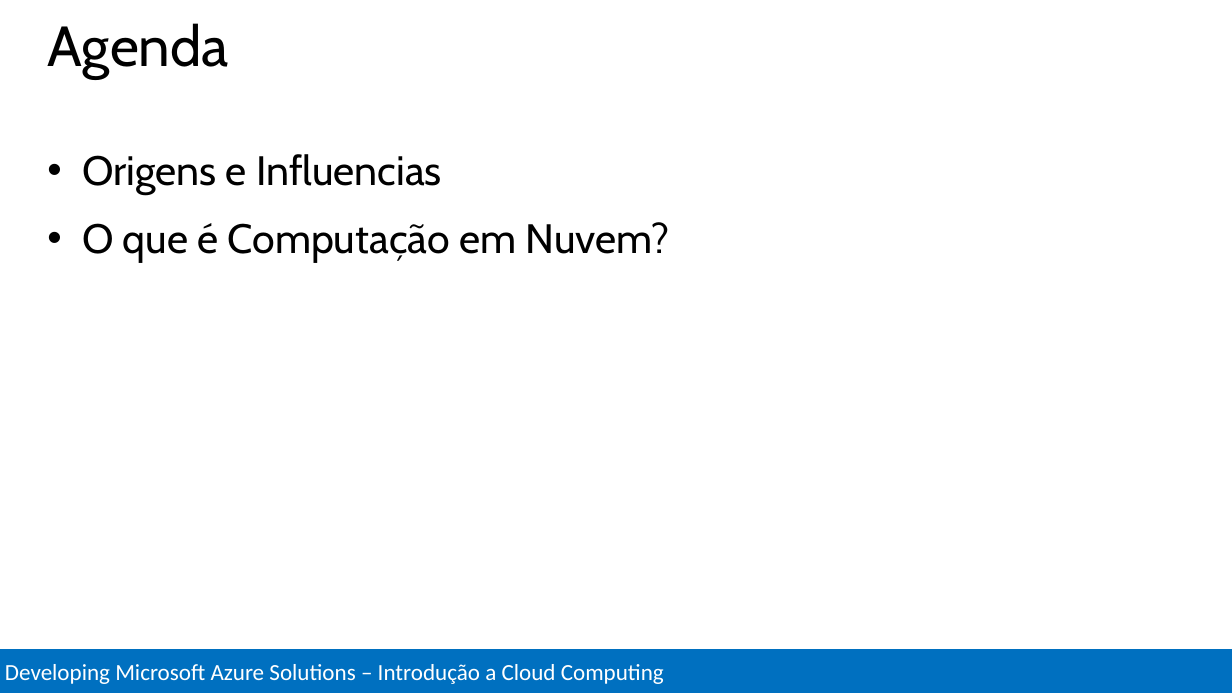
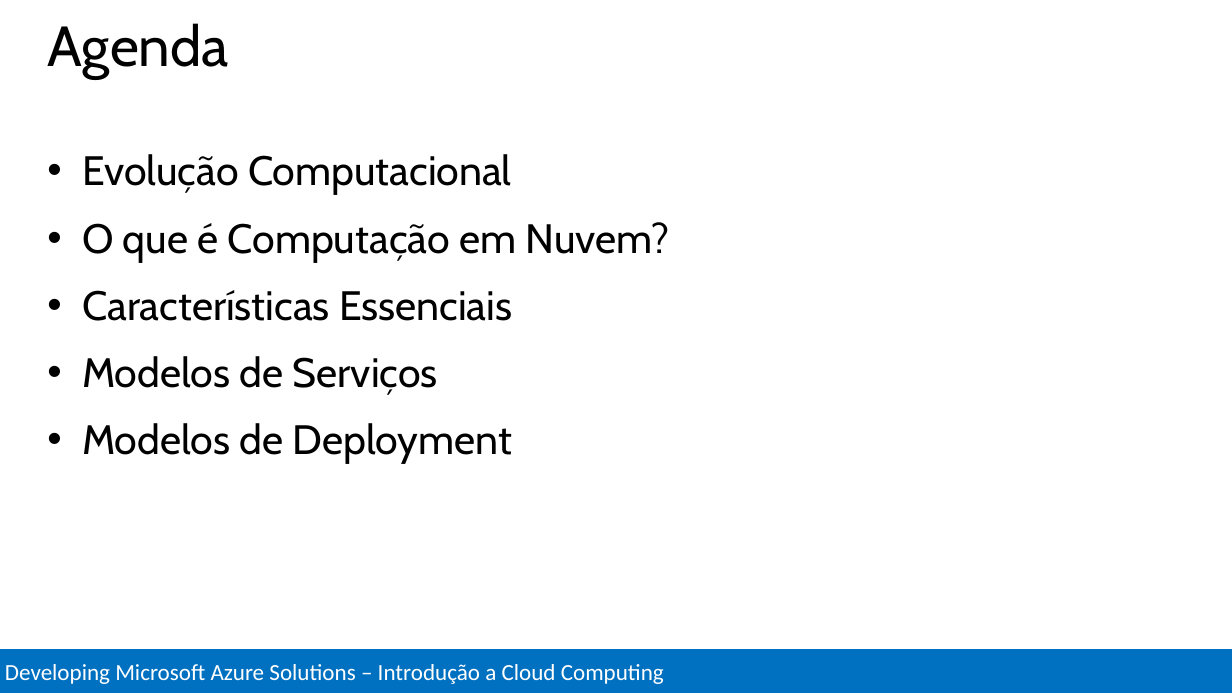
Before and after one commit to Evilazaro/MCSDAzureTraining, a slide deck: slide 2 of Introduction to Cloud Computing/Introduction to Cloud Computing.pptx. Drawn at 1232x693 pixels with LibreOffice and Linux fonts; fonts in the diff are those of the drawing. Boxes give left, top, right and bottom in pixels: in the first picture for what was removed or moved away, otherwise in the second. Text is boxed around its words. In the diff, an @@ line names an element or a change of style, - is before the commit and + after.

Commit message:
Modelos de Serviços

```diff
--- a/Introduction to Cloud Computing/Introduction to Cloud Computing.pptx
+++ b/Introduction to Cloud Computing/Introduction to Cloud Computing.pptx
@@ text at <box>82,154,512,195</box>: text changed @@
-• Origens e Influencias
+• Evolução Computacional
@@ text at <box>82,290,512,464</box>: paragraphs added @@
+• Características Essenciais
+• Modelos de Serviços
+• Modelos de Deployment
```
